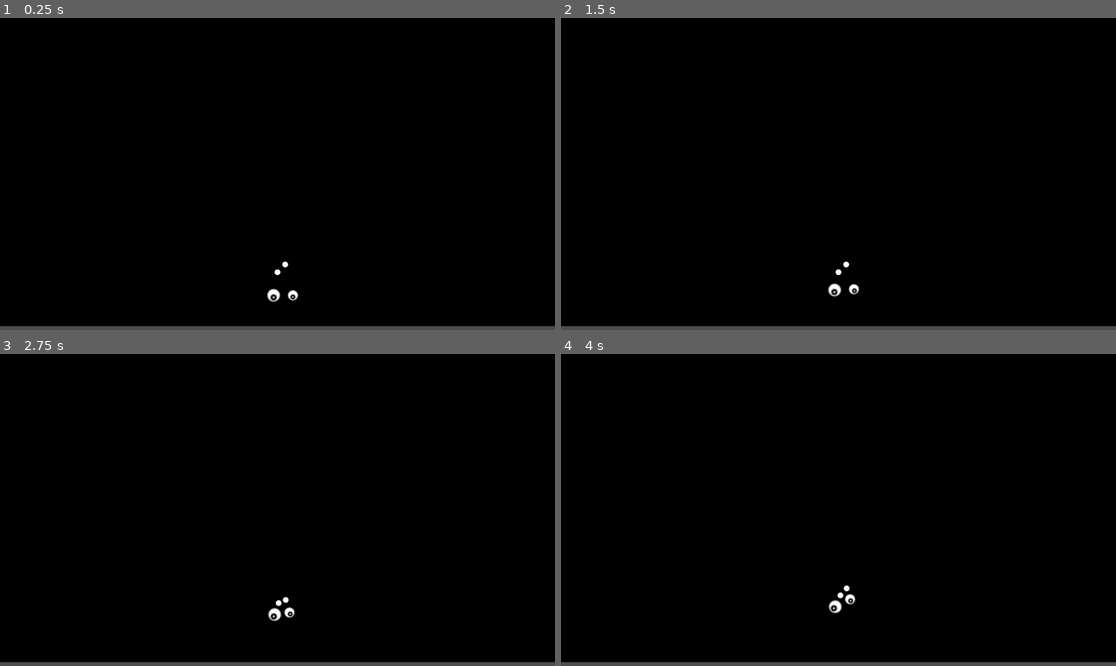
Above: before the commit, frames 1-4 (two rows, left to right).
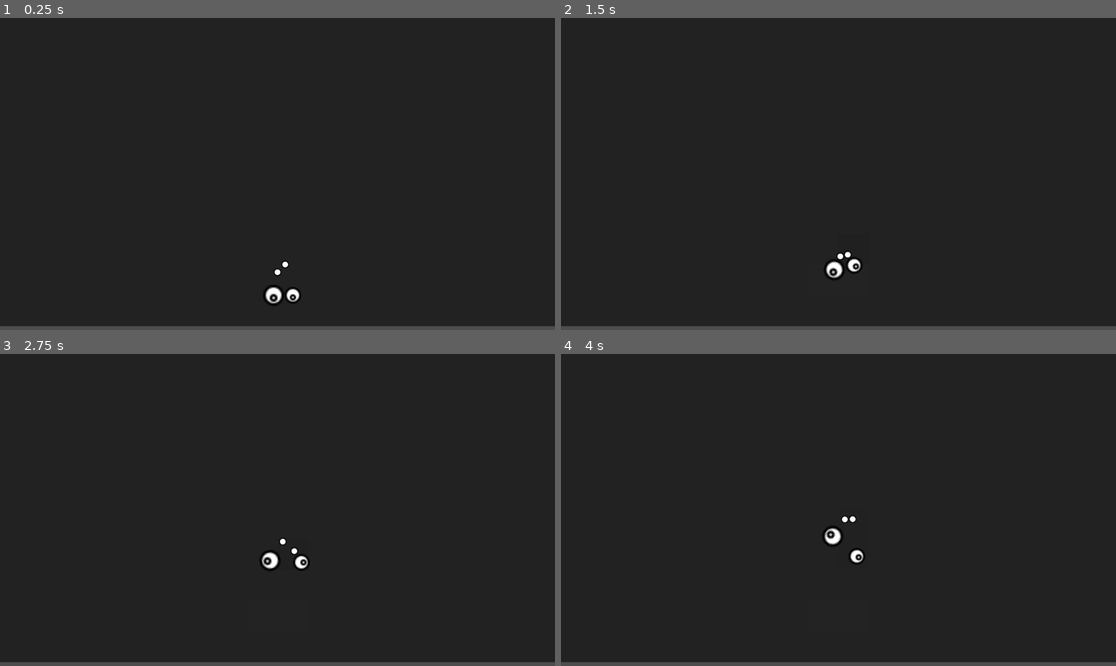
Above: after the commit, the same moments.

Repository: hevesg/bacteria
Game: Godot game, scene res://scenes/game/game.tscn
The game is run twice, just before and just after one commit, with the same random seed, the same clock (stepped at 60 frames per second) and the same inputs.
Inputs:
- Up to frame 1 (0.25 s): no input
- Up to frame 2 (1.5 s): tap Enter at 0.5 s
- Up to frame 3 (2.75 s): no input
- Up to frame 4 (4 s): no input

The runs differ from the first frame. In frame 1, 98% of the frame differs, in the area x 0-100%, y 0-99%; in frame 2, 98%; in frame 3, 98%; in frame 4, 98%.

Commit message:
dish area and global variables

Diff:
--- /dev/null
+++ b/globals.gd
@@ -0,0 +1,7 @@
+extends Node
+
+const ENERGY_PER_SIZE: int = 10e3
+const ENERGY_TRANSFER_AMOUNT = 10e3
+
+const AREA_SIZE: int = 64
+const HALF_AREA_SIZE: int = AREA_SIZE / 2
--- a/project.godot
+++ b/project.godot
@@ -15,6 +15,10 @@
 config/features=PackedStringArray("4.4", "Mobile")
 config/icon="res://icon.svg"
 
+[autoload]
+
+Globals="*res://globals.gd"
+
 [rendering]
 
 renderer/rendering_method="mobile"
--- a/scenes/dish_area/dish_area.gd
+++ b/scenes/dish_area/dish_area.gd
@@ -1 +1,21 @@
 class_name DishArea extends Area2D
+
+@onready var sprite: Sprite2D = $Sprite
+
+var initial_energy: int = 0
+var _energy: int = 0:
+	set(value):
+		_energy = value
+		print(name, " energy: ", _energy / 10e8)
+		sprite.modulate = Color(
+			1.0,
+			1.0,
+			1.0,
+			_energy / 10e8)
+
+func _ready() -> void:
+	_energy = initial_energy
+
+func _on_body_entered(body: Node2D) -> void:
+	if body is Particle:
+		body._current_area = self
--- a/scenes/dish_area/dish_area.tscn
+++ b/scenes/dish_area/dish_area.tscn
@@ -14,3 +14,5 @@
 
 [node name="Collision" type="CollisionShape2D" parent="."]
 shape = SubResource("RectangleShape2D_gymmt")
+
+[connection signal="body_entered" from="." to="." method="_on_body_entered"]
--- a/scenes/game/game.tscn
+++ b/scenes/game/game.tscn
@@ -12,8 +12,7 @@
 
 [node name="Herbivore" parent="." instance=ExtResource("1_sul5r")]
 position = Vector2(568, 576)
-mass = 10.0
-initial_energy = 10000
+initial_energy = 200000
 
 [node name="Particle" parent="." instance=ExtResource("3_0sr1o")]
 position = Vector2(592, 512)
@@ -23,5 +22,5 @@
 
 [node name="Herbivore2" parent="." instance=ExtResource("1_sul5r")]
 position = Vector2(608, 576)
-mass = 5.0
-initial_energy = 5000
+mass = 0.5
+initial_energy = 100000
--- a/scenes/herbivore/herbivore.gd
+++ b/scenes/herbivore/herbivore.gd
@@ -6,7 +6,7 @@
 	apply_torque_impulse(torque_strength)
 
 func _on_timer_timeout() -> void:
-	jet(randf_range(100, 300), randf_range(-500, 500))
+	jet(randf_range(1000, 3000), randf_range(-5000, 5000))
 
 func _physics_process(delta: float) -> void:
 	if not Engine.is_editor_hint():
--- a/scenes/particle/particle.gd
+++ b/scenes/particle/particle.gd
@@ -1,7 +1,5 @@
 @tool
 class_name Particle extends RigidBody2D
-
-const ENERGY_PER_SIZE: int = 1000
 
 @onready var collision: CollisionShape2D = $Collision
 @onready var sprite: Sprite2D = $Sprite
@@ -9,8 +7,17 @@
 var _cumulative_energy: int = 0
 var _energy: int = 0
 
-@export_range(ENERGY_PER_SIZE, ENERGY_PER_SIZE * 1000, ENERGY_PER_SIZE)
-var initial_energy: int = ENERGY_PER_SIZE
+var _current_area: DishArea = null:
+	set(value):
+		if _current_area:
+			var force: float = int(linear_velocity.length() * mass)
+			_current_area._energy -= force * Globals.ENERGY_TRANSFER_AMOUNT
+			value._energy += force * Globals.ENERGY_TRANSFER_AMOUNT
+
+		_current_area = value
+
+@export_range(Globals.ENERGY_PER_SIZE, Globals.ENERGY_PER_SIZE * 1000, Globals.ENERGY_PER_SIZE)
+var initial_energy: int = Globals.ENERGY_PER_SIZE
 
 var _size: float = 1.0:
 	set(value):
@@ -22,7 +29,7 @@
 		_update_scale(collision, new_scale)
 
 func _ready() -> void:
-	_size = float(initial_energy) / ENERGY_PER_SIZE
+	_size = float(initial_energy) / Globals.ENERGY_PER_SIZE
 	print(name, " is created with energy: ", initial_energy, " Size: ", _size)
 
 func _update_scale(node: Node2D,new_scale: float) -> void:
@@ -33,8 +40,8 @@
 	assert(amount >= 0, "Energy amount cannot be negative")
 	_energy += amount
 	_cumulative_energy += amount
-	if _energy > _size * ENERGY_PER_SIZE:
-		_size = float(_energy) / ENERGY_PER_SIZE
+	if _energy > _size * Globals.ENERGY_PER_SIZE:
+		_size = float(_energy) / Globals.ENERGY_PER_SIZE
 
 func _remove_energy(amount: int) -> void:
 	assert(amount >= 0, "Energy amount cannot be negative")
--- a/scenes/petri_dish/petri_dish.gd
+++ b/scenes/petri_dish/petri_dish.gd
@@ -7,8 +7,6 @@
 @onready var westernWall: StaticBody2D = $WesternWall
 @onready var areas: Node2D = $Areas
 
-const AREA_SIZE: int = 64
-const HALF_AREA_SIZE: int = AREA_SIZE / 2
 const AREA_SCENE: PackedScene = preload("res://scenes/dish_area/dish_area.tscn")
 
 @export var size: Vector2i = Vector2i(10, 10):
@@ -20,6 +18,8 @@
 
 		_update_walls()
 		_update_areas()
+
+@export var initial_energy: int = 10e10
 
 func _ready() -> void:
 	size = size
@@ -39,18 +39,22 @@
 	if wall:
 		wall.scale.x = scale_value
 		if move_on_horizontal_axis:
-			wall.position.x = size.x * position_value * HALF_AREA_SIZE
+			wall.position.x = size.x * position_value * Globals.HALF_AREA_SIZE
 		else:
-			wall.position.y = size.y * position_value * HALF_AREA_SIZE
+			wall.position.y = size.y * position_value * Globals.HALF_AREA_SIZE
 
 func _update_areas() -> void:
 	if areas:
-		areas.position.x = (-size.x + 1) * HALF_AREA_SIZE
-		areas.position.y = (-size.y + 1) * HALF_AREA_SIZE
+		areas.position.x = (-size.x + 1) * Globals.HALF_AREA_SIZE
+		areas.position.y = (-size.y + 1) * Globals.HALF_AREA_SIZE
+
+		var initial_energy_per_particle: int = initial_energy / size.x / size.y
+
 		for child in areas.get_children():
 			child.queue_free()
 		for x in range(size.x):
 			for y in range(size.y):
 				var area = AREA_SCENE.instantiate()
-				area.position = Vector2(x * AREA_SIZE, y * AREA_SIZE)
+				area.position = Vector2(x * Globals.AREA_SIZE, y * Globals.AREA_SIZE)
+				area.initial_energy = initial_energy_per_particle
 				areas.add_child(area)
--- a/scenes/petri_dish/petri_dish.tscn
+++ b/scenes/petri_dish/petri_dish.tscn
@@ -1,11 +1,11 @@
-[gd_scene load_steps=4 format=3 uid="uid://bjs1drfks6vxg"]
+[gd_scene load_steps=3 format=3 uid="uid://bjs1drfks6vxg"]
 
 [ext_resource type="PackedScene" uid="uid://bnfx8su5yvqom" path="res://scenes/dish_wall/dish_wall.tscn" id="1_1un46"]
 [ext_resource type="Script" uid="uid://bhwwcb635vnjp" path="res://scenes/petri_dish/petri_dish.gd" id="1_f3vbx"]
-[ext_resource type="PackedScene" uid="uid://d2a723elob0w7" path="res://scenes/dish_area/dish_area.tscn" id="3_n2ik2"]
 
 [node name="PetriDish" type="Node2D"]
 script = ExtResource("1_f3vbx")
+initial_energy = null
 
 [node name="NorthernWall" parent="." instance=ExtResource("1_1un46")]
 position = Vector2(0, -320)
@@ -29,4 +29,103 @@
 [node name="Areas" type="Node2D" parent="."]
 position = Vector2(-288, -288)
 
-[node name="DishArea" parent="Areas" instance=ExtResource("3_n2ik2")]
+[connection signal="body_entered" from="Areas/DishArea" to="Areas/DishArea" method="_on_body_entered"]
+[connection signal="body_entered" from="Areas/@Area2D@97661" to="Areas/@Area2D@97661" method="_on_body_entered"]
+[connection signal="body_entered" from="Areas/@Area2D@97662" to="Areas/@Area2D@97662" method="_on_body_entered"]
+[connection signal="body_entered" from="Areas/@Area2D@97663" to="Areas/@Area2D@97663" method="_on_body_entered"]
+[connection signal="body_entered" from="Areas/@Area2D@97664" to="Areas/@Area2D@97664" method="_on_body_entered"]
+[connection signal="body_entered" from="Areas/@Area2D@97665" to="Areas/@Area2D@97665" method="_on_body_entered"]
+[connection signal="body_entered" from="Areas/@Area2D@97666" to="Areas/@Area2D@97666" method="_on_body_entered"]
+[connection signal="body_entered" from="Areas/@Area2D@97667" to="Areas/@Area2D@97667" method="_on_body_entered"]
+[connection signal="body_entered" from="Areas/@Area2D@97668" to="Areas/@Area2D@97668" method="_on_body_entered"]
+[connection signal="body_entered" from="Areas/@Area2D@97669" to="Areas/@Area2D@97669" method="_on_body_entered"]
+[connection signal="body_entered" from="Areas/@Area2D@97670" to="Areas/@Area2D@97670" method="_on_body_entered"]
+[connection signal="body_entered" from="Areas/@Area2D@97671" to="Areas/@Area2D@97671" method="_on_body_entered"]
+[connection signal="body_entered" from="Areas/@Area2D@97672" to="Areas/@Area2D@97672" method="_on_body_entered"]
+[connection signal="body_entered" from="Areas/@Area2D@97673" to="Areas/@Area2D@97673" method="_on_body_entered"]
+[connection signal="body_entered" from="Areas/@Area2D@97674" to="Areas/@Area2D@97674" method="_on_body_entered"]
+[connection signal="body_entered" from="Areas/@Area2D@97675" to="Areas/@Area2D@97675" method="_on_body_entered"]
+[connection signal="body_entered" from="Areas/@Area2D@97676" to="Areas/@Area2D@97676" method="_on_body_entered"]
+[connection signal="body_entered" from="Areas/@Area2D@97677" to="Areas/@Area2D@97677" method="_on_body_entered"]
+[connection signal="body_entered" from="Areas/@Area2D@97678" to="Areas/@Area2D@97678" method="_on_body_entered"]
+[connection signal="body_entered" from="Areas/@Area2D@97679" to="Areas/@Area2D@97679" method="_on_body_entered"]
+[connection signal="body_entered" from="Areas/@Area2D@97680" to="Areas/@Area2D@97680" method="_on_body_entered"]
+[connection signal="body_entered" from="Areas/@Area2D@97681" to="Areas/@Area2D@97681" method="_on_body_entered"]
+[connection signal="body_entered" from="Areas/@Area2D@97682" to="Areas/@Area2D@97682" method="_on_body_entered"]
+[connection signal="body_entered" from="Areas/@Area2D@97683" to="Areas/@Area2D@97683" method="_on_body_entered"]
+[connection signal="body_entered" from="Areas/@Area2D@97684" to="Areas/@Area2D@97684" method="_on_body_entered"]
+[connection signal="body_entered" from="Areas/@Area2D@97685" to="Areas/@Area2D@97685" method="_on_body_entered"]
+[connection signal="body_entered" from="Areas/@Area2D@97686" to="Areas/@Area2D@97686" method="_on_body_entered"]
+[connection signal="body_entered" from="Areas/@Area2D@97687" to="Areas/@Area2D@97687" method="_on_body_entered"]
+[connection signal="body_entered" from="Areas/@Area2D@97688" to="Areas/@Area2D@97688" method="_on_body_entered"]
+[connection signal="body_entered" from="Areas/@Area2D@97689" to="Areas/@Area2D@97689" method="_on_body_entered"]
+[connection signal="body_entered" from="Areas/@Area2D@97690" to="Areas/@Area2D@97690" method="_on_body_entered"]
+[connection signal="body_entered" from="Areas/@Area2D@97691" to="Areas/@Area2D@97691" method="_on_body_entered"]
+[connection signal="body_entered" from="Areas/@Area2D@97692" to="Areas/@Area2D@97692" method="_on_body_entered"]
+[connection signal="body_entered" from="Areas/@Area2D@97693" to="Areas/@Area2D@97693" method="_on_body_entered"]
+[connection signal="body_entered" from="Areas/@Area2D@97694" to="Areas/@Area2D@97694" method="_on_body_entered"]
+[connection signal="body_entered" from="Areas/@Area2D@97695" to="Areas/@Area2D@97695" method="_on_body_entered"]
+[connection signal="body_entered" from="Areas/@Area2D@97696" to="Areas/@Area2D@97696" method="_on_body_entered"]
+[connection signal="body_entered" from="Areas/@Area2D@97697" to="Areas/@Area2D@97697" method="_on_body_entered"]
+[connection signal="body_entered" from="Areas/@Area2D@97698" to="Areas/@Area2D@97698" method="_on_body_entered"]
+[connection signal="body_entered" from="Areas/@Area2D@97699" to="Areas/@Area2D@97699" method="_on_body_entered"]
+[connection signal="body_entered" from="Areas/@Area2D@97700" to="Areas/@Area2D@97700" method="_on_body_entered"]
+[connection signal="body_entered" from="Areas/@Area2D@97701" to="Areas/@Area2D@97701" method="_on_body_entered"]
+[connection signal="body_entered" from="Areas/@Area2D@97702" to="Areas/@Area2D@97702" method="_on_body_entered"]
+[connection signal="body_entered" from="Areas/@Area2D@97703" to="Areas/@Area2D@97703" method="_on_body_entered"]
+[connection signal="body_entered" from="Areas/@Area2D@97704" to="Areas/@Area2D@97704" method="_on_body_entered"]
+[connection signal="body_entered" from="Areas/@Area2D@97705" to="Areas/@Area2D@97705" method="_on_body_entered"]
+[connection signal="body_entered" from="Areas/@Area2D@97706" to="Areas/@Area2D@97706" method="_on_body_entered"]
+[connection signal="body_entered" from="Areas/@Area2D@97707" to="Areas/@Area2D@97707" method="_on_body_entered"]
+[connection signal="body_entered" from="Areas/@Area2D@97708" to="Areas/@Area2D@97708" method="_on_body_entered"]
+[connection signal="body_entered" from="Areas/@Area2D@97709" to="Areas/@Area2D@97709" method="_on_body_entered"]
+[connection signal="body_entered" from="Areas/@Area2D@97710" to="Areas/@Area2D@97710" method="_on_body_entered"]
+[connection signal="body_entered" from="Areas/@Area2D@97711" to="Areas/@Area2D@97711" method="_on_body_entered"]
+[connection signal="body_entered" from="Areas/@Area2D@97712" to="Areas/@Area2D@97712" method="_on_body_entered"]
+[connection signal="body_entered" from="Areas/@Area2D@97713" to="Areas/@Area2D@97713" method="_on_body_entered"]
+[connection signal="body_entered" from="Areas/@Area2D@97714" to="Areas/@Area2D@97714" method="_on_body_entered"]
+[connection signal="body_entered" from="Areas/@Area2D@97715" to="Areas/@Area2D@97715" method="_on_body_entered"]
+[connection signal="body_entered" from="Areas/@Area2D@97716" to="Areas/@Area2D@97716" method="_on_body_entered"]
+[connection signal="body_entered" from="Areas/@Area2D@97717" to="Areas/@Area2D@97717" method="_on_body_entered"]
+[connection signal="body_entered" from="Areas/@Area2D@97718" to="Areas/@Area2D@97718" method="_on_body_entered"]
+[connection signal="body_entered" from="Areas/@Area2D@97719" to="Areas/@Area2D@97719" method="_on_body_entered"]
+[connection signal="body_entered" from="Areas/@Area2D@97720" to="Areas/@Area2D@97720" method="_on_body_entered"]
+[connection signal="body_entered" from="Areas/@Area2D@97721" to="Areas/@Area2D@97721" method="_on_body_entered"]
+[connection signal="body_entered" from="Areas/@Area2D@97722" to="Areas/@Area2D@97722" method="_on_body_entered"]
+[connection signal="body_entered" from="Areas/@Area2D@97723" to="Areas/@Area2D@97723" method="_on_body_entered"]
+[connection signal="body_entered" from="Areas/@Area2D@97724" to="Areas/@Area2D@97724" method="_on_body_entered"]
+[connection signal="body_entered" from="Areas/@Area2D@97725" to="Areas/@Area2D@97725" method="_on_body_entered"]
+[connection signal="body_entered" from="Areas/@Area2D@97726" to="Areas/@Area2D@97726" method="_on_body_entered"]
+[connection signal="body_entered" from="Areas/@Area2D@97727" to="Areas/@Area2D@97727" method="_on_body_entered"]
+[connection signal="body_entered" from="Areas/@Area2D@97728" to="Areas/@Area2D@97728" method="_on_body_entered"]
+[connection signal="body_entered" from="Areas/@Area2D@97729" to="Areas/@Area2D@97729" method="_on_body_entered"]
+[connection signal="body_entered" from="Areas/@Area2D@97730" to="Areas/@Area2D@97730" method="_on_body_entered"]
+[connection signal="body_entered" from="Areas/@Area2D@97731" to="Areas/@Area2D@97731" method="_on_body_entered"]
+[connection signal="body_entered" from="Areas/@Area2D@97732" to="Areas/@Area2D@97732" method="_on_body_entered"]
+[connection signal="body_entered" from="Areas/@Area2D@97733" to="Areas/@Area2D@97733" method="_on_body_entered"]
+[connection signal="body_entered" from="Areas/@Area2D@97734" to="Areas/@Area2D@97734" method="_on_body_entered"]
+[connection signal="body_entered" from="Areas/@Area2D@97735" to="Areas/@Area2D@97735" method="_on_body_entered"]
+[connection signal="body_entered" from="Areas/@Area2D@97736" to="Areas/@Area2D@97736" method="_on_body_entered"]
+[connection signal="body_entered" from="Areas/@Area2D@97737" to="Areas/@Area2D@97737" method="_on_body_entered"]
+[connection signal="body_entered" from="Areas/@Area2D@97738" to="Areas/@Area2D@97738" method="_on_body_entered"]
+[connection signal="body_entered" from="Areas/@Area2D@97739" to="Areas/@Area2D@97739" method="_on_body_entered"]
+[connection signal="body_entered" from="Areas/@Area2D@97740" to="Areas/@Area2D@97740" method="_on_body_entered"]
+[connection signal="body_entered" from="Areas/@Area2D@97741" to="Areas/@Area2D@97741" method="_on_body_entered"]
+[connection signal="body_entered" from="Areas/@Area2D@97742" to="Areas/@Area2D@97742" method="_on_body_entered"]
+[connection signal="body_entered" from="Areas/@Area2D@97743" to="Areas/@Area2D@97743" method="_on_body_entered"]
+[connection signal="body_entered" from="Areas/@Area2D@97744" to="Areas/@Area2D@97744" method="_on_body_entered"]
+[connection signal="body_entered" from="Areas/@Area2D@97745" to="Areas/@Area2D@97745" method="_on_body_entered"]
+[connection signal="body_entered" from="Areas/@Area2D@97746" to="Areas/@Area2D@97746" method="_on_body_entered"]
+[connection signal="body_entered" from="Areas/@Area2D@97747" to="Areas/@Area2D@97747" method="_on_body_entered"]
+[connection signal="body_entered" from="Areas/@Area2D@97748" to="Areas/@Area2D@97748" method="_on_body_entered"]
+[connection signal="body_entered" from="Areas/@Area2D@97749" to="Areas/@Area2D@97749" method="_on_body_entered"]
+[connection signal="body_entered" from="Areas/@Area2D@97750" to="Areas/@Area2D@97750" method="_on_body_entered"]
+[connection signal="body_entered" from="Areas/@Area2D@97751" to="Areas/@Area2D@97751" method="_on_body_entered"]
+[connection signal="body_entered" from="Areas/@Area2D@97752" to="Areas/@Area2D@97752" method="_on_body_entered"]
+[connection signal="body_entered" from="Areas/@Area2D@97753" to="Areas/@Area2D@97753" method="_on_body_entered"]
+[connection signal="body_entered" from="Areas/@Area2D@97754" to="Areas/@Area2D@97754" method="_on_body_entered"]
+[connection signal="body_entered" from="Areas/@Area2D@97755" to="Areas/@Area2D@97755" method="_on_body_entered"]
+[connection signal="body_entered" from="Areas/@Area2D@97756" to="Areas/@Area2D@97756" method="_on_body_entered"]
+[connection signal="body_entered" from="Areas/@Area2D@97757" to="Areas/@Area2D@97757" method="_on_body_entered"]
+[connection signal="body_entered" from="Areas/@Area2D@97758" to="Areas/@Area2D@97758" method="_on_body_entered"]
+[connection signal="body_entered" from="Areas/@Area2D@97759" to="Areas/@Area2D@97759" method="_on_body_entered"]
Not shown, added: globals.gd.uid
